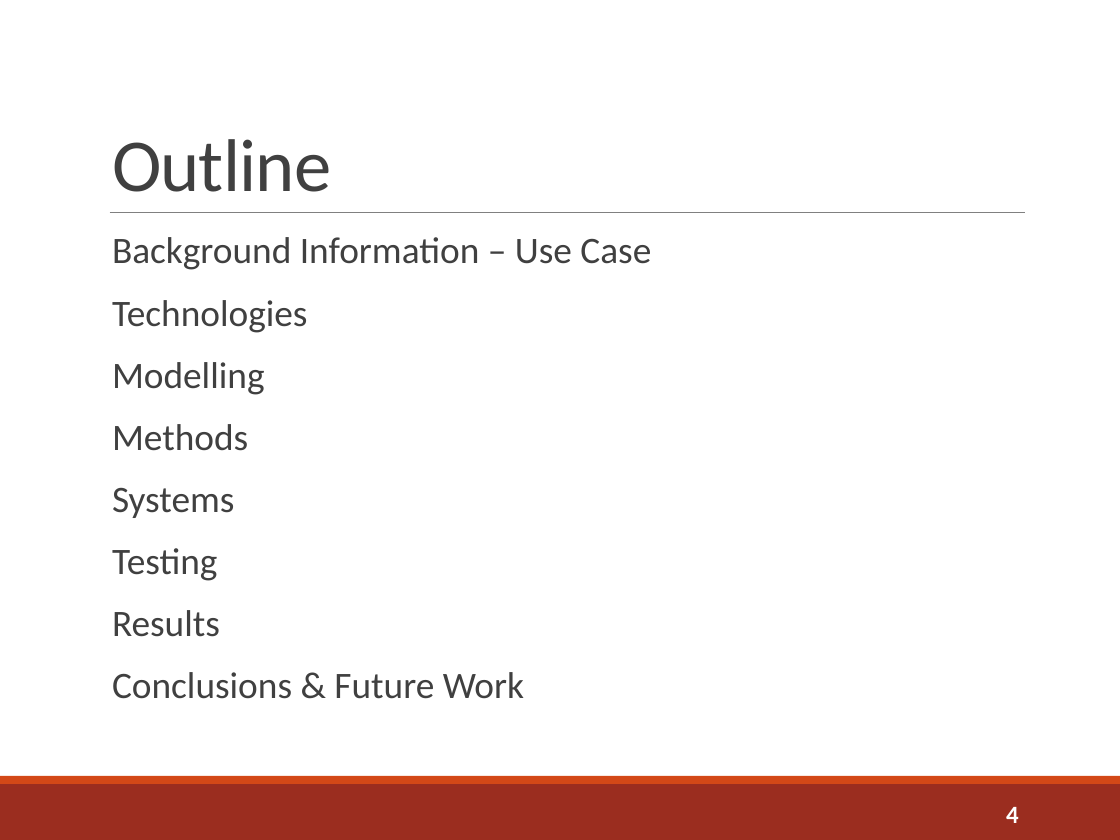
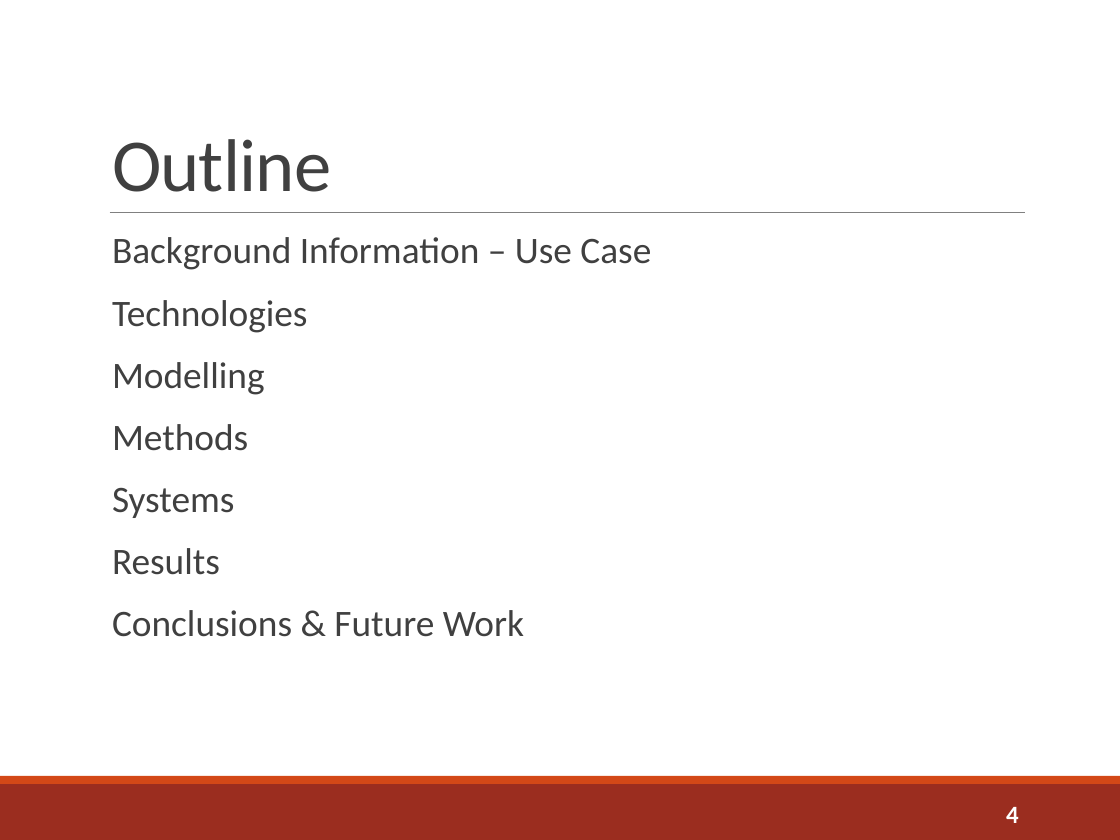
Before and after one commit to sshephard2/skewed-modelling, a slide deck: slide 4 of Presentation/Performance modelling of skewed demand in complex systems.pptx. Drawn at 1120x840 pixels with LibreOffice and Linux fonts; fonts in the diff are those of the drawing. Boxes give left, top, right and bottom in pixels: in the first picture for what was removed or moved away, otherwise in the second. Text is boxed around its words. In the diff, an @@ line names an element or a change of style, - is before the commit and + after.

```diff
--- a/Presentation/Performance modelling of skewed demand in complex systems.pptx
+++ b/Presentation/Performance modelling of skewed demand in complex systems.pptx
@@ text at (112,548,218,581): paragraph removed @@
-  Testing
```
Also in this commit, not shown: 5 other slides changed, 5 slides added, 5 slides removed, 2 other files.
